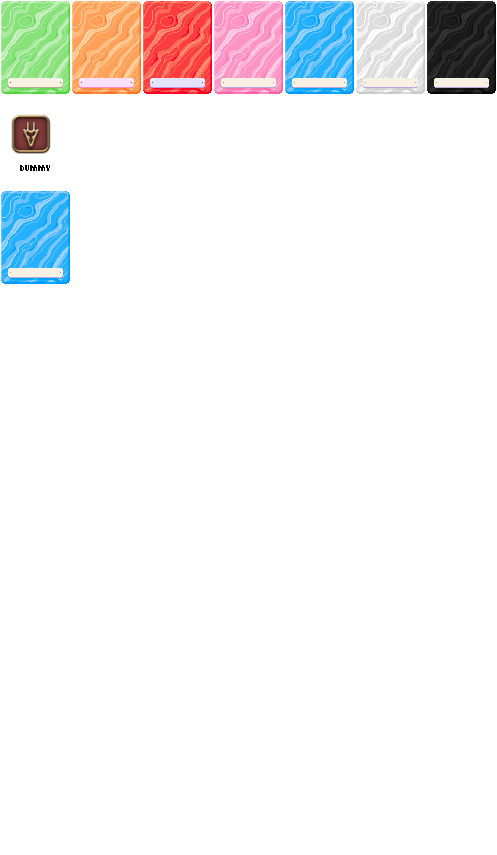
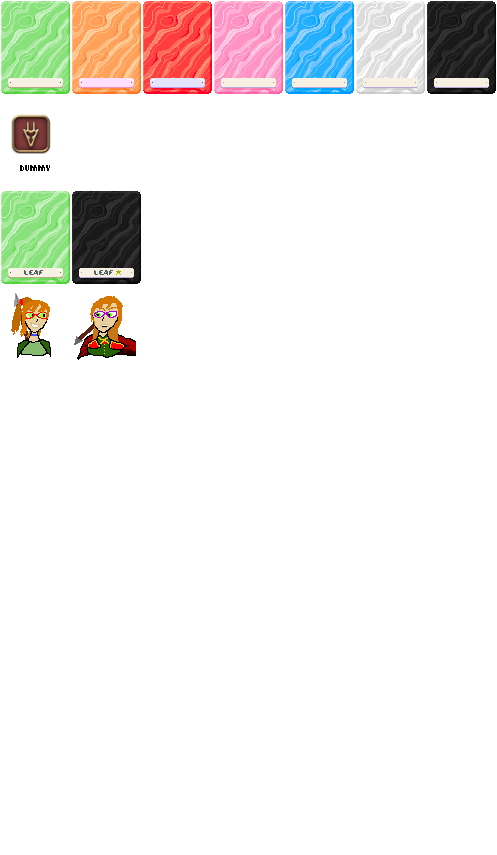
Layered file, before and after one edit (w=497, h=855). Changes by layer:
painted on "legendaries.png" over [left=1, top=191, right=141, bottom=360]
